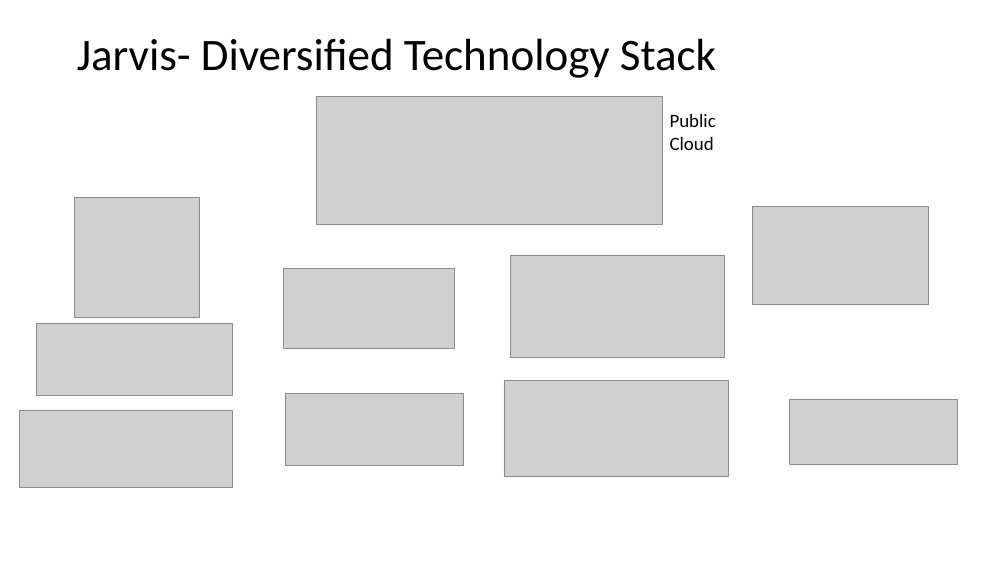
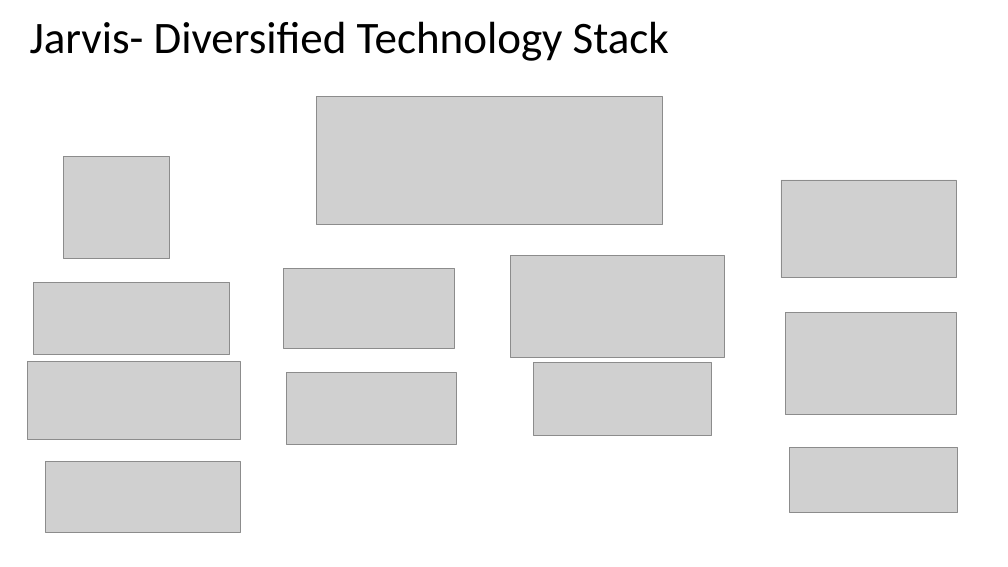
Before and after one commit to ewfx/gaipl-seagulls-v25, a slide deck: slide 2 of artifacts/arch/SeagullsV25_Final_1.0.pptx. Drawn at 1008x567 pixels with LibreOffice and Linux fonts; fonts in the diff are those of the drawing; grey boxes stand for pictures. Boxes give left, top, right and bottom in pixels: in the first picture for what was removed or moved away, otherwise in the second. Text is boxed around its words. In the diff, an @@ line names an element or a change of style, - is before the commit and + after.

Commit message:
updated ppt

```diff
--- a/artifacts/arch/SeagullsV25_Final_1.0.pptx
+++ b/artifacts/arch/SeagullsV25_Final_1.0.pptx
@@ text "Jarvis- Diversified Technology Stack": place and size @@
-text "Jarvis- Diversified Technology Stack" at [77,38,716,78]
+text "Jarvis- Diversified Technology Stack" at [30,21,669,61]
@@ text removed at [670,114,716,150] @@
-Public Cloud
@@ picture: place and size @@
-picture at [75,198,200,318]
+picture at [64,157,169,259]
@@ picture: place and size @@
-picture at [752,207,928,305]
+picture at [781,180,957,278]
@@ picture: place and size @@
-picture at [36,323,233,395]
+picture at [33,282,230,355]
@@ picture added at [785,313,957,415] @@
@@ picture: place and size @@
-picture at [20,411,232,488]
+picture at [28,361,240,439]
@@ picture: place and size @@
-picture at [504,380,728,476]
+picture at [287,372,456,445]
@@ picture: place and size @@
-picture at [285,393,463,466]
+picture at [533,363,711,436]
@@ picture: place and size @@
-picture at [790,399,958,464]
+picture at [790,448,958,513]
@@ picture added at [45,462,240,532] @@
```
Also in this commit, not shown: 2 slides added, 1 slide removed.
